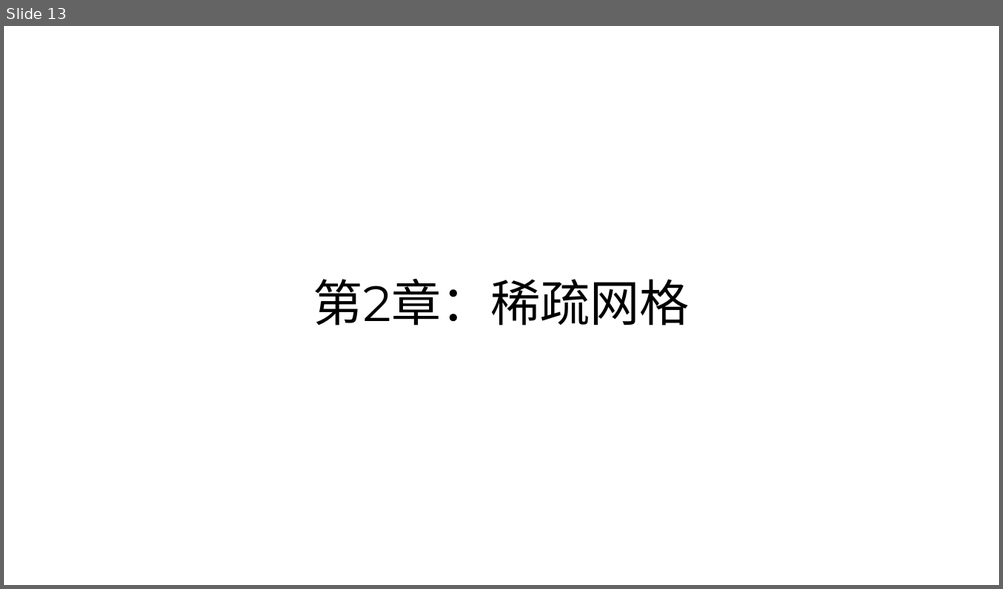
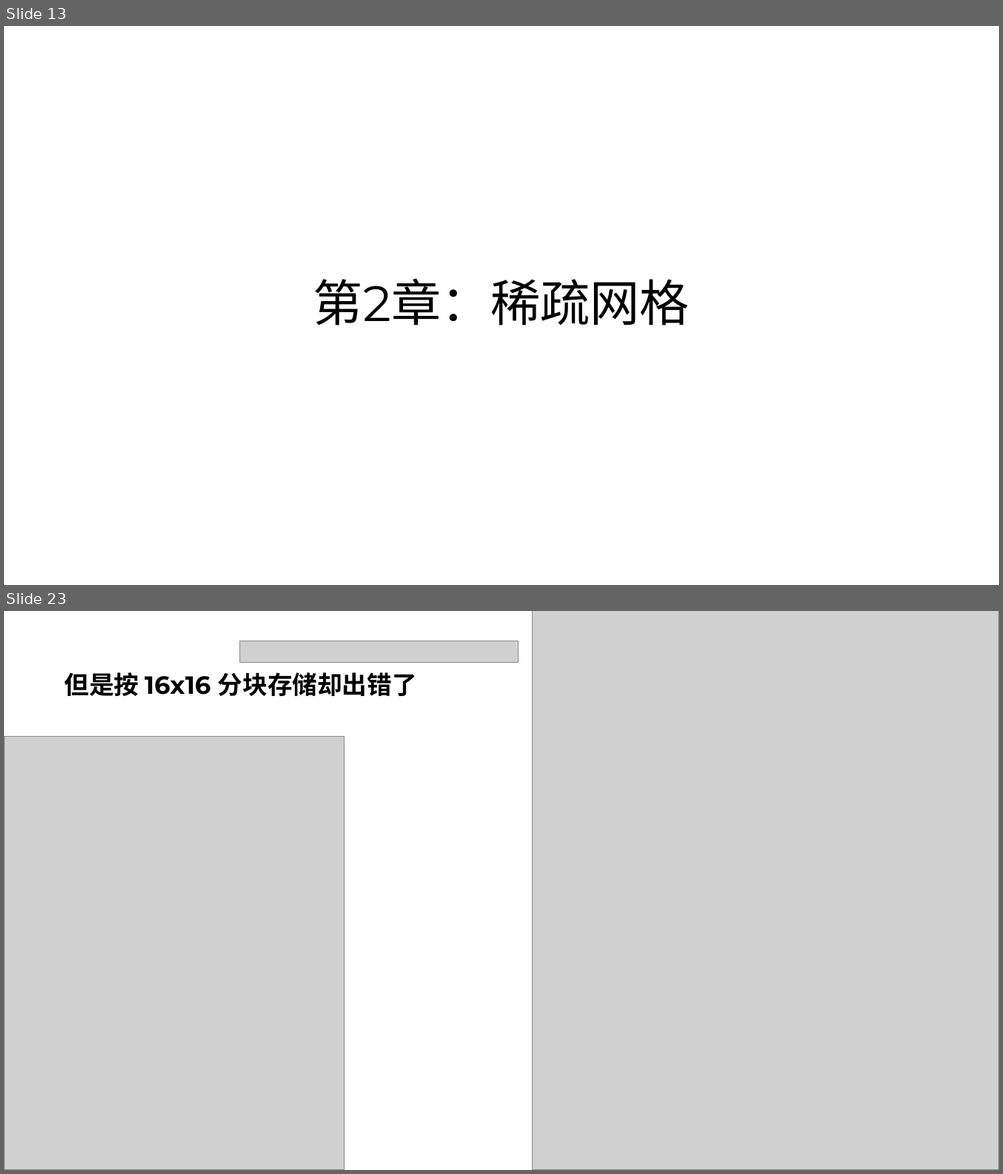
Before and after one commit to parallel101/course, a slide deck: 10/slides.pptx. Shown one above the other, each under a label of ours: slide 13 before the commit, slides 13 and 23 after it; the slides between them are not shown. The pictures are 1003x589 and 1003x1174 pixels, drawn with LibreOffice and Linux fonts; fonts in the diff are those of the drawing; grey boxes stand for pictures. Boxes give left, top, right and bottom in pixels: in the first picture for what was removed or moved away, otherwise in the second. Text is boxed around its words. In the diff, an @@ line names an element or a change of style, - is before the commit and + after.

```diff
--- a/10/slides.pptx
+++ b/10/slides.pptx
@@ slide 23 added at (x1=4, y1=611, x2=999, y2=1170), background #FFFFFF @@
@@ picture added at (x1=532, y1=611, x2=999, y2=1170) @@
@@ picture added at (x1=240, y1=641, x2=518, y2=663) @@
@@ title added at (x1=64, y1=672, x2=417, y2=696), 24 pt, text #000000, bold @@
+但是按 16x16 分块存储却出错了
@@ picture added at (x1=4, y1=736, x2=344, y2=1170) @@
```
Also in this commit, not shown: 1 slide changed, 12 other slides added, 16 other files.
